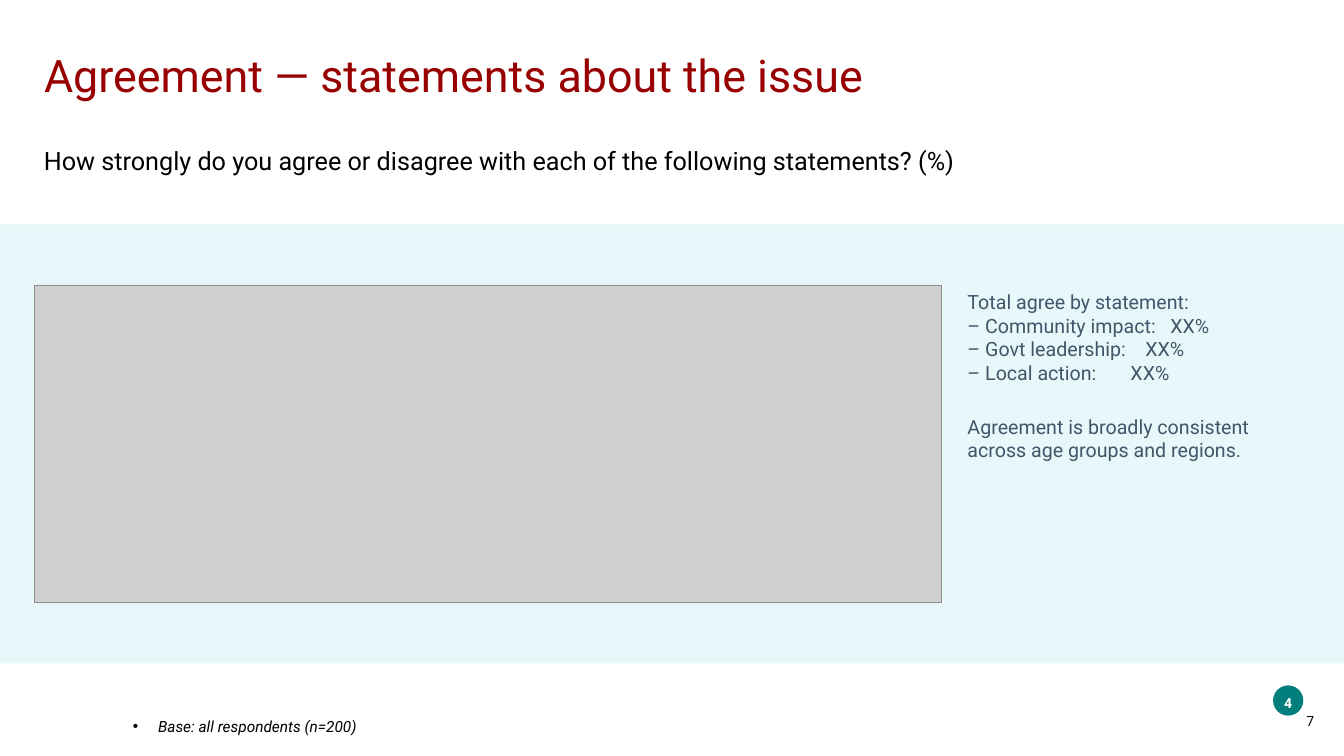
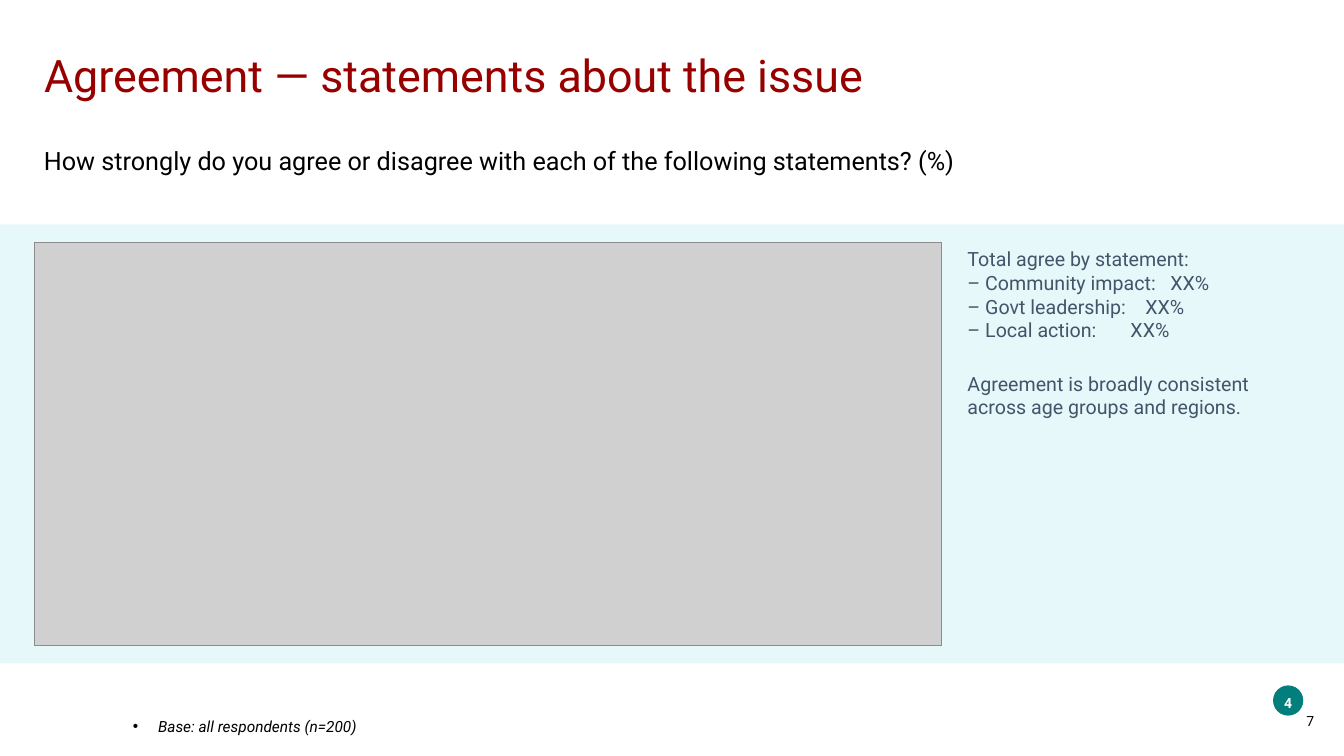
Before and after one commit to ThomasB4242/Test-1, a slide deck: slide 7 of sample_data/output.pptx. Drawn at 1344x756 pixels with LibreOffice and Linux fonts; fonts in the diff are those of the drawing; grey boxes stand for pictures; background and template pictures are left out. Boxes give left, top, right and bottom in pixels: in the first picture for what was removed or moved away, otherwise in the second. Text is boxed around its words. In the diff, an @@ line names an element or a change of style, - is before the commit and + after.

```diff
--- a/sample_data/output.pptx
+++ b/sample_data/output.pptx
@@ picture: place and size @@
-picture at (34,285,942,603)
+picture at (34,242,942,645)
@@ text "Total agree by statement:": place and size @@
-text "Total agree by statement:" at (967,294,1248,461)
+text "Total agree by statement:" at (967,251,1248,418)
```
Also in this commit, not shown: 2 other slides changed, 5 other files.
